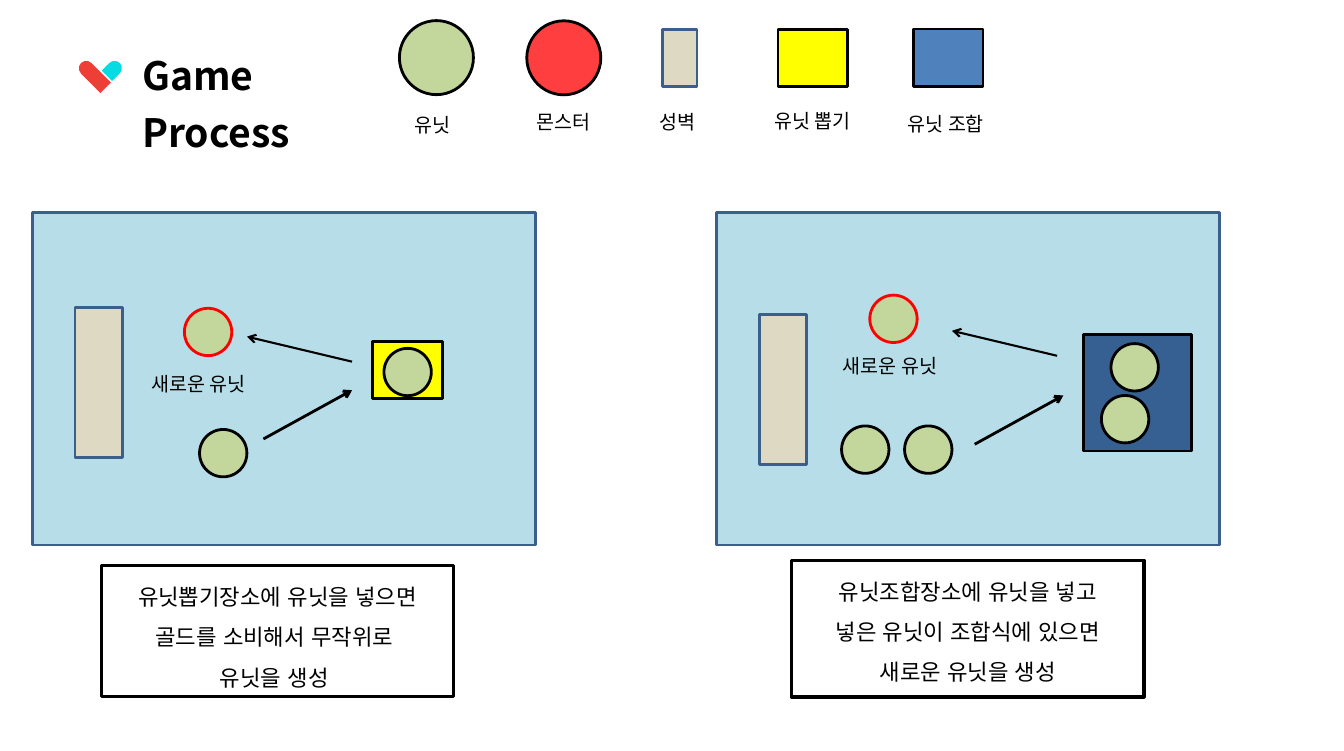
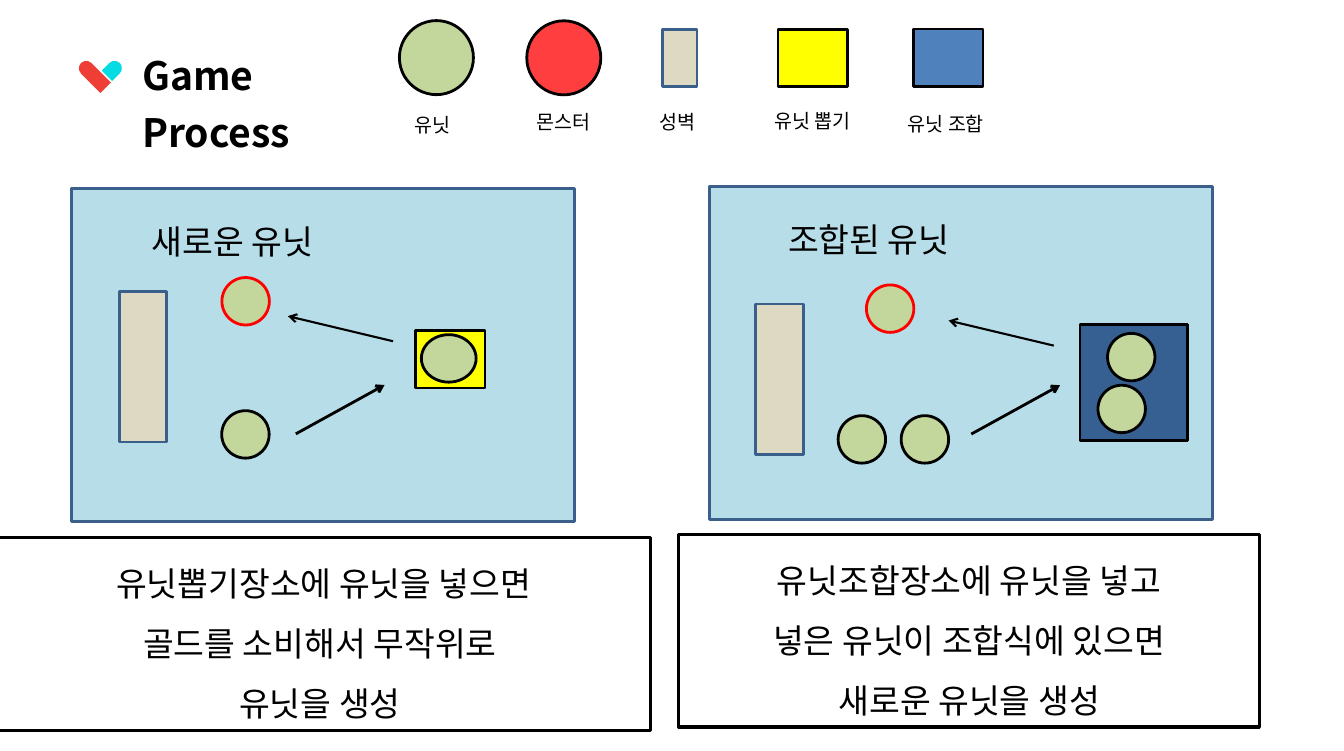
Before and after one commit to aw15/2DPythonGame, a slide deck: slide 5 of 2017_2dgp_프로젝트기획서.pptx. Drawn at 1344x751 pixels with LibreOffice and Linux fonts; fonts in the diff are those of the drawing. Boxes give left, top, right and bottom in pixels: in the first picture for what was removed or moved away, otherwise in the second. Text is boxed around its words. In the diff, an @@ line names an element or a change of style, - is before the commit and + after.

```diff
--- a/2017_2dgp_프로젝트기획서.pptx
+++ b/2017_2dgp_프로젝트기획서.pptx
@@ rectangle: place and size @@
-rectangle at (32,213,535,545)
+rectangle at (71,189,574,521)
@@ rectangle: place and size @@
-rectangle at (717,213,1220,545)
+rectangle at (710,187,1213,519)
@@ text "새로운 유닛": place and size @@
-text "새로운 유닛" at (152,375,246,393)
+text "새로운 유닛" at (152,226,313,257)
@@ text "새로운 유닛" at (152,226,313,257): size 14 to 24 pt @@
@@ text at (788,224,950,255): text changed; size 14 to 24 pt @@
-새로운 유닛
+조합된 유닛
@@ rectangle: place and size @@
-rectangle at (75,307,122,458)
+rectangle at (119,292,167,443)
@@ ellipse: place and size @@
-ellipse at (185,308,232,355)
+ellipse at (222,277,269,324)
@@ arrow moved from (352, 361) - (247, 336) to (393, 341) - (288, 316) @@
@@ 5 ellipses, 2 rectangles, 2 arrows: place and size @@
-5 ellipses, 2 rectangles, 2 arrows at (759,295,1190,473)
+5 ellipses, 2 rectangles, 2 arrows at (756,285,1187,463)
@@ rectangle: place and size @@
-rectangle at (372,341,442,398)
+rectangle at (416,331,485,388)
@@ ellipse: place and size @@
-ellipse at (383,348,431,395)
+ellipse at (422,334,477,381)
@@ arrow moved from (263, 439) - (352, 390) to (296, 434) - (384, 385) @@
@@ ellipse: place and size @@
-ellipse at (200,430,247,477)
+ellipse at (222,411,269,458)
@@ rectangle "유닛뽑기장소에 유닛을 넣으면" at (0,538,650,731): size 16 to 24 pt @@
@@ rectangle "유닛뽑기장소에 유닛을 넣으면": place and size @@
-rectangle "유닛뽑기장소에 유닛을 넣으면" at (101,565,454,697)
+rectangle "유닛뽑기장소에 유닛을 넣으면" at (0,538,650,731)
@@ rectangle "유닛조합장소에 유닛을 넣고": place and size @@
-rectangle "유닛조합장소에 유닛을 넣고" at (791,560,1143,697)
+rectangle "유닛조합장소에 유닛을 넣고" at (679,535,1259,728)
@@ rectangle "유닛조합장소에 유닛을 넣고" at (679,535,1259,728): size 16 to 24 pt @@
```
Also in this commit, not shown: 4 other slides changed, 2 other files.
